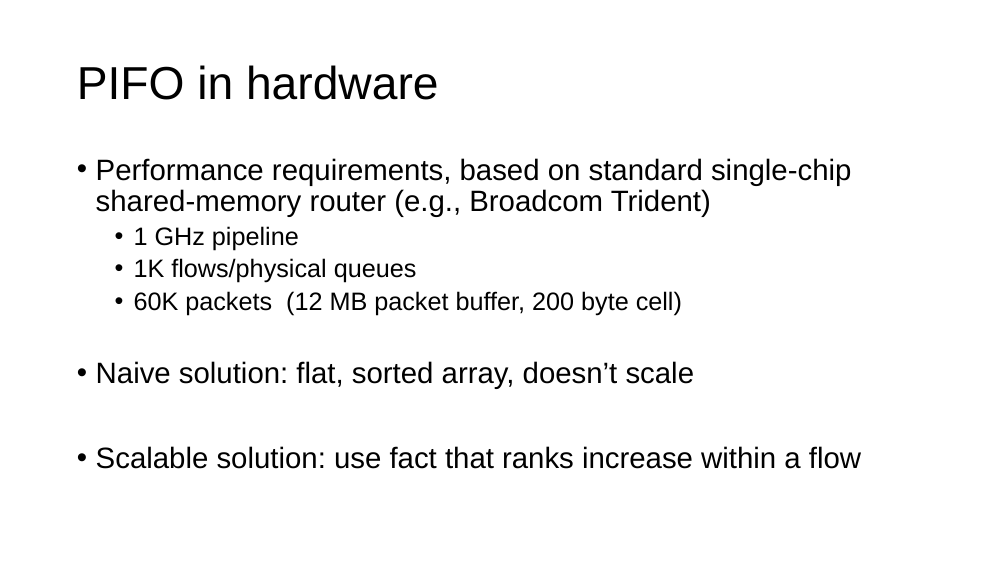
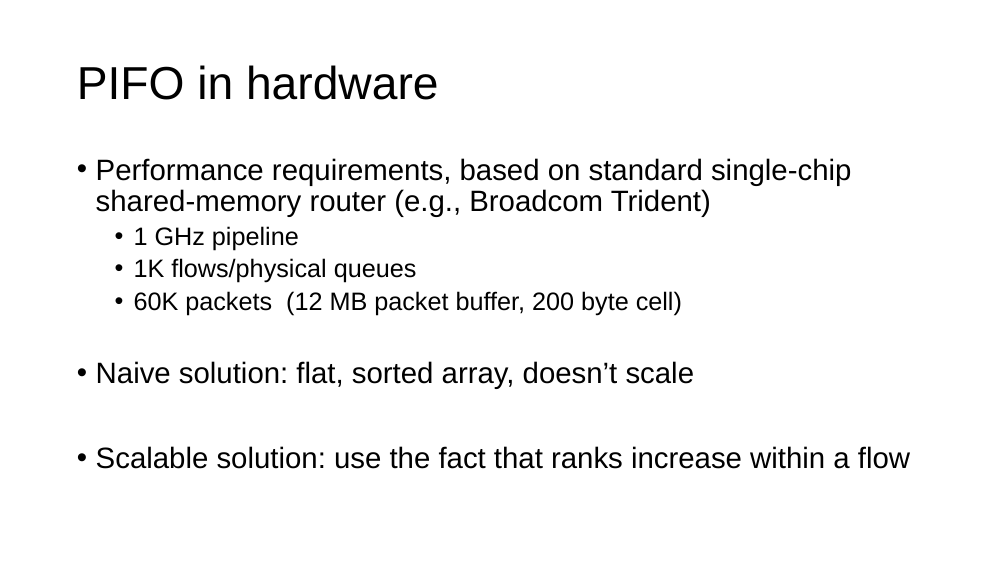
Before and after one commit to anirudhSK/pifo-domino-marple-ppts, a slide deck: slide 53 of domino_pifo.pptx. Drawn at 1008x567 pixels with LibreOffice and Linux fonts; fonts in the diff are those of the drawing. Boxes give left, top, right and bottom in pixels: in the first picture for what was removed or moved away, otherwise in the second. Text is boxed around its words. In the diff, an @@ line names an element or a change of style, - is before the commit and + after.

```diff
--- a/domino_pifo.pptx
+++ b/domino_pifo.pptx
@@ text at <box>96,446,910,469</box>: text changed @@
-• Scalable solution: use fact that ranks increase within a flow
+• Scalable solution: use the fact that ranks increase within a flow
```
Also in this commit, not shown: 3 other slides changed.
